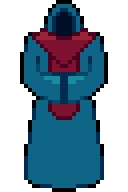
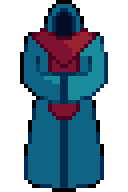
Revision of a layered 128×192 image; what changed, layer by layer:
painted on "lineart" over <box>36,32,108,188</box>
